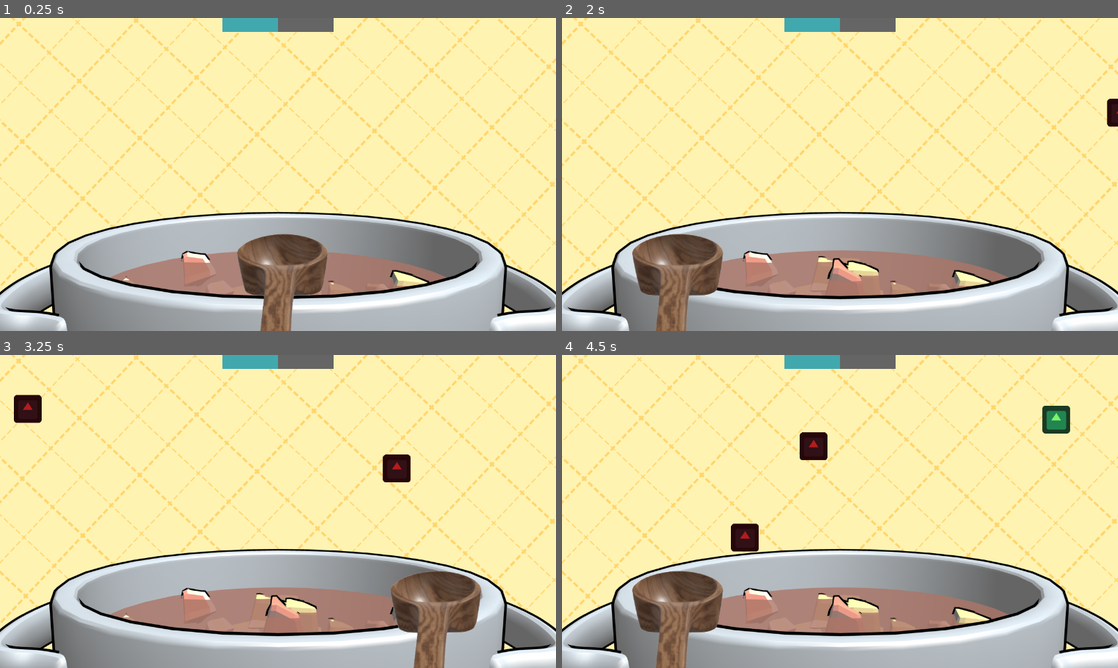
Above: before the commit, frames 1-4 (two rows, left to right).
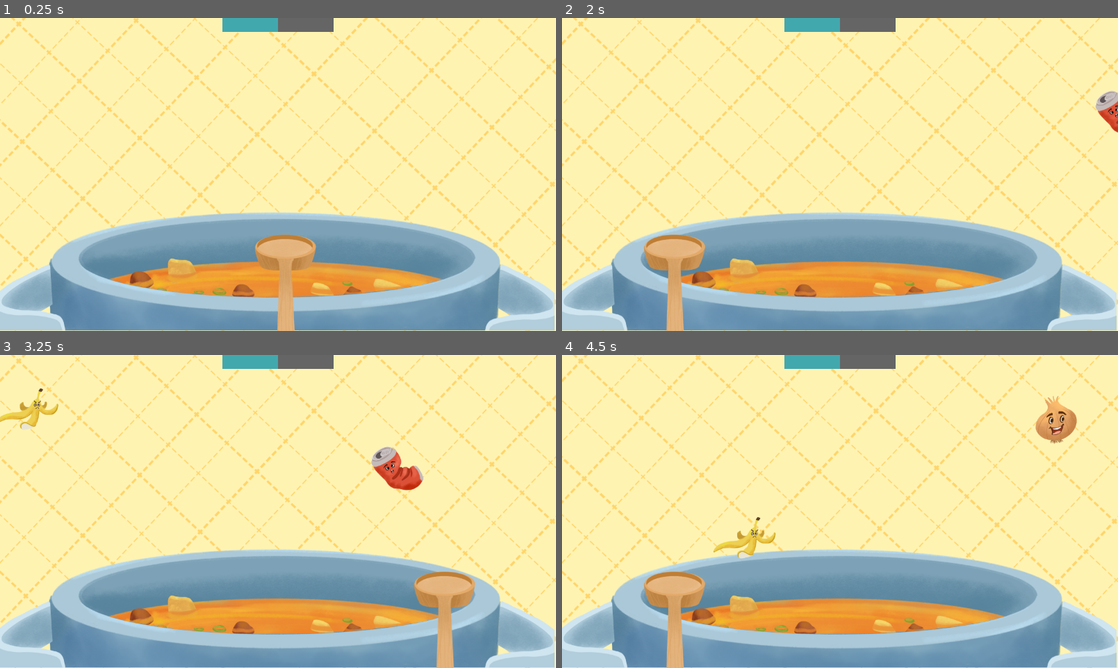
Above: after the commit, the same moments.

Repository: pareylook/theimpossibledisgustingsoup
Game: Godot game, scene res://scenes/World.tscn
The game is run twice, just before and just after one commit, with the same random seed, the same clock (stepped at 60 frames per second) and the same inputs. The engine's default icon, where the game draws it, is replaced by a stand-in: a white triangle on a blue panel in a dark square.
Inputs:
- Up to frame 1 (0.25 s): no input
- Up to frame 2 (2 s): tap Enter at 0.5 s; hold D (move_right) 0.53-1.28 s; tap Space at 1.25 s; hold A (move_left) from 1.28 s (still down)
- Up to frame 3 (3.25 s): release A (move_left) at 2.03 s; hold D (move_right) from 2.03 s (still down)
- Up to frame 4 (4.5 s): release D (move_right) at 3.53 s; hold A (move_left) from 3.53 s (still down)

The runs differ from the first frame. In frame 1, 31% of the frame differs, in the area x 0-100%, y 62-100%; in frame 2, 31%; in frame 3, 32%; in frame 4, 33%, in the area x 0-100%, y 13-100%.

Commit message:
add new art

Diff:
--- a/scenes/Spawner.tscn
+++ b/scenes/Spawner.tscn
@@ -1,8 +1,8 @@
 [gd_scene load_steps=4 format=2]
 
 [ext_resource path="res://scripts/Spawner.gd" type="Script" id=1]
-[ext_resource path="res://scenes/Ball_Bad.tscn" type="PackedScene" id=2]
-[ext_resource path="res://scenes/Ball_Good.tscn" type="PackedScene" id=3]
+[ext_resource path="res://scenes/ingridients/Ball_Bad.tscn" type="PackedScene" id=2]
+[ext_resource path="res://scenes/ingridients/Ball_Good.tscn" type="PackedScene" id=3]
 
 [node name="Spawner" type="Position2D"]
 position = Vector2( -8, 152 )
--- a/scenes/Spoon.tscn
+++ b/scenes/Spoon.tscn
@@ -1,10 +1,11 @@
 [gd_scene load_steps=4 format=2]
 
 [ext_resource path="res://scripts/Spoon.gd" type="Script" id=1]
-[ext_resource path="res://assets/sprites/spoon.png" type="Texture" id=2]
+[ext_resource path="res://assets/sprites/funny_poot_game/scoop .PNG" type="Texture" id=2]
 
-[sub_resource type="RectangleShape2D" id=1]
-extents = Vector2( 95, 67 )
+[sub_resource type="CapsuleShape2D" id=1]
+radius = 40.0
+height = 54.0001
 
 [node name="Spoon" type="KinematicBody2D"]
 position = Vector2( 653, 568 )
@@ -14,9 +15,11 @@
 }
 
 [node name="SpoonSprite" type="Sprite" parent="."]
-position = Vector2( -1002, -801 )
+position = Vector2( -67, -70 )
 texture = ExtResource( 2 )
 centered = false
 
 [node name="CollisionShape2D" type="CollisionShape2D" parent="."]
+position = Vector2( 5, -28 )
+rotation = 1.5708
 shape = SubResource( 1 )
--- a/scenes/World.tscn
+++ b/scenes/World.tscn
@@ -1,20 +1,35 @@
-[gd_scene load_steps=17 format=2]
+[gd_scene load_steps=32 format=2]
 
 [ext_resource path="res://assets/sprites/wall.png" type="Texture" id=1]
-[ext_resource path="res://assets/sprites/cauldron.png" type="Texture" id=2]
+[ext_resource path="res://assets/sprites/funny_poot_game/poot front.PNG" type="Texture" id=2]
 [ext_resource path="res://scenes/Spoon.tscn" type="PackedScene" id=3]
 [ext_resource path="res://scenes/Spawner.tscn" type="PackedScene" id=4]
 [ext_resource path="res://scripts/DangerZone.gd" type="Script" id=5]
 [ext_resource path="res://scripts/LevelUI.gd" type="Script" id=6]
 [ext_resource path="res://scripts/OutZone.gd" type="Script" id=7]
 [ext_resource path="res://assets/sprites/bar_bg.png" type="Texture" id=8]
-[ext_resource path="res://scenes/Ball_Bad.tscn" type="PackedScene" id=9]
-[ext_resource path="res://scenes/Ball_Good.tscn" type="PackedScene" id=10]
+[ext_resource path="res://scenes/ingridients/Ball_Bad_Apple.tscn" type="PackedScene" id=9]
+[ext_resource path="res://scenes/ingridients/Ball_Bad_Banana.tscn" type="PackedScene" id=10]
 [ext_resource path="res://assets/sprites/bar_progress.png" type="Texture" id=11]
 [ext_resource path="res://scripts/Spawner.gd" type="Script" id=12]
+[ext_resource path="res://assets/sprites/funny_poot_game/soup2.PNG" type="Texture" id=13]
+[ext_resource path="res://assets/sprites/funny_poot_game/soup.PNG" type="Texture" id=14]
+[ext_resource path="res://assets/sprites/funny_poot_game/poot back.PNG" type="Texture" id=15]
+[ext_resource path="res://assets/sprites/funny_poot_game/ingredients.PNG" type="Texture" id=16]
+[ext_resource path="res://scenes/ingridients/Ball_Good_Brokkoly.tscn" type="PackedScene" id=17]
+[ext_resource path="res://scenes/ingridients/Ball_Bad_Pizza.tscn" type="PackedScene" id=18]
+[ext_resource path="res://scenes/ingridients/Ball_Good_Onion.tscn" type="PackedScene" id=19]
+[ext_resource path="res://scenes/ingridients/Ball_Bad_Jar.tscn" type="PackedScene" id=20]
+[ext_resource path="res://scenes/ingridients/Ball_Bad_Worm.tscn" type="PackedScene" id=21]
+[ext_resource path="res://scenes/ingridients/Ball_Good_Carrot.tscn" type="PackedScene" id=22]
+[ext_resource path="res://scenes/ingridients/Ball_Bad_RedMushroom.tscn" type="PackedScene" id=23]
+[ext_resource path="res://scenes/ingridients/Ball_Bad_Fly.tscn" type="PackedScene" id=24]
+[ext_resource path="res://scenes/ingridients/Ball_Good_Pepper.tscn" type="PackedScene" id=25]
+[ext_resource path="res://scenes/ingridients/Ball_Bad_Soks.tscn" type="PackedScene" id=26]
+[ext_resource path="res://scenes/ingridients/Ball_Bad_Fish_head.tscn" type="PackedScene" id=27]
 
 [sub_resource type="RectangleShape2D" id=2]
-extents = Vector2( 10, 95 )
+extents = Vector2( 34.5, 84.5 )
 
 [sub_resource type="RectangleShape2D" id=3]
 extents = Vector2( 516, 10 )
@@ -34,7 +49,28 @@
 texture = ExtResource( 1 )
 centered = false
 
-[node name="CauldronSprite" type="Sprite" parent="."]
+[node name="CauldronSpriteBack" type="Sprite" parent="."]
+position = Vector2( 116, 445 )
+texture = ExtResource( 15 )
+centered = false
+
+[node name="CauldronSpriteSpoupBack" type="Sprite" parent="CauldronSpriteBack"]
+position = Vector2( 130, 113 )
+texture = ExtResource( 14 )
+centered = false
+
+[node name="CauldronSpriteIngridients" type="Sprite" parent="CauldronSpriteBack"]
+position = Vector2( 181, 108 )
+texture = ExtResource( 16 )
+centered = false
+
+[node name="CauldronSpriteSpoupFront" type="Sprite" parent="CauldronSpriteBack"]
+position = Vector2( 170, 134 )
+texture = ExtResource( 13 )
+centered = false
+
+[node name="CauldronSpriteFront" type="Sprite" parent="CauldronSpriteBack"]
+position = Vector2( -119, 104 )
 texture = ExtResource( 2 )
 centered = false
 
@@ -47,6 +83,7 @@
 }
 
 [node name="CollisionShape2D" type="CollisionShape2D" parent="Wall"]
+position = Vector2( -5.5, 0 )
 shape = SubResource( 2 )
 
 [node name="Wall2" type="StaticBody2D" parent="."]
@@ -56,10 +93,11 @@
 }
 
 [node name="CollisionShape2D" type="CollisionShape2D" parent="Wall2"]
+position = Vector2( 9, 10.5 )
 shape = SubResource( 2 )
 
 [node name="Spawner" parent="." instance=ExtResource( 4 )]
-path_ball_nodes = [ ExtResource( 9 ), ExtResource( 10 ), ExtResource( 9 ), ExtResource( 9 ), ExtResource( 9 ), ExtResource( 9 ), ExtResource( 10 ) ]
+path_ball_nodes = [ ExtResource( 9 ), ExtResource( 22 ), ExtResource( 10 ), ExtResource( 26 ), ExtResource( 23 ), ExtResource( 18 ), ExtResource( 17 ) ]
 
 [node name="Spawner2" type="Position2D" parent="."]
 position = Vector2( 1287, 218 )
@@ -68,7 +106,7 @@
 "_edit_group_": true,
 "_gizmo_extents_": 135.0
 }
-path_ball_nodes = [ ExtResource( 9 ), ExtResource( 10 ), ExtResource( 9 ), ExtResource( 9 ), ExtResource( 9 ), ExtResource( 9 ), ExtResource( 10 ) ]
+path_ball_nodes = [ ExtResource( 21 ), ExtResource( 19 ), ExtResource( 25 ), ExtResource( 26 ), ExtResource( 20 ), ExtResource( 24 ), ExtResource( 27 ) ]
 
 [node name="Direction" type="Position2D" parent="Spawner2"]
 position = Vector2( -90, -77 )
@@ -94,7 +132,7 @@
 shape = SubResource( 3 )
 
 [node name="OutZone" type="Area2D" parent="."]
-position = Vector2( 1325, 362 )
+position = Vector2( 1473, 354 )
 collision_layer = 2
 collision_mask = 2
 script = ExtResource( 7 )
@@ -111,7 +149,7 @@
 shape = SubResource( 5 )
 
 [node name="OutZone2" type="Area2D" parent="."]
-position = Vector2( -49, 345 )
+position = Vector2( -194, 353 )
 scale = Vector2( -1, 1 )
 collision_layer = 2
 collision_mask = 2
--- a/scenes/Ball.tscn
+++ b/scenes/ingridients/Ball.tscn
@@ -5,7 +5,7 @@
 
 [sub_resource type="PhysicsMaterial" id=1]
 friction = 0.0
-bounce = 2.0
+bounce = 4.0
 
 [sub_resource type="CircleShape2D" id=2]
 radius = 29.0689
--- a/scenes/Ball_Bad.tscn
+++ b/scenes/ingridients/Ball_Bad.tscn
@@ -1,6 +1,6 @@
 [gd_scene load_steps=2 format=2]
 
-[ext_resource path="res://scenes/Ball.tscn" type="PackedScene" id=1]
+[ext_resource path="res://scenes/ingridients/Ball.tscn" type="PackedScene" id=1]
 
 [node name="Ball_Bad" groups=["bad"] instance=ExtResource( 1 )]
 
--- /dev/null
+++ b/scenes/ingridients/Ball_Bad_Apple.tscn
@@ -0,0 +1,19 @@
+[gd_scene load_steps=4 format=2]
+
+[ext_resource path="res://scenes/ingridients/Ball.tscn" type="PackedScene" id=1]
+[ext_resource path="res://assets/sprites/Food/apple.png" type="Texture" id=2]
+
+[sub_resource type="CapsuleShape2D" id=1]
+radius = 26.0
+height = 42.0
+
+[node name="Ball_Bad" groups=["bad"] instance=ExtResource( 1 )]
+
+[node name="Sprite" parent="." index="0"]
+scale = Vector2( 0.6, 0.6 )
+texture = ExtResource( 2 )
+
+[node name="CollisionShape2D" parent="." index="1"]
+position = Vector2( -6, 7 )
+rotation = 0.143117
+shape = SubResource( 1 )
--- /dev/null
+++ b/scenes/ingridients/Ball_Bad_Banana.tscn
@@ -0,0 +1,19 @@
+[gd_scene load_steps=4 format=2]
+
+[ext_resource path="res://scenes/ingridients/Ball.tscn" type="PackedScene" id=1]
+[ext_resource path="res://assets/sprites/Food/banana.png" type="Texture" id=2]
+
+[sub_resource type="CapsuleShape2D" id=1]
+radius = 26.0
+height = 68.7858
+
+[node name="Ball_Bad" groups=["bad"] instance=ExtResource( 1 )]
+
+[node name="Sprite" parent="." index="0"]
+scale = Vector2( 0.6, 0.6 )
+texture = ExtResource( 2 )
+
+[node name="CollisionShape2D" parent="." index="1"]
+position = Vector2( 5, 9 )
+rotation = 1.24617
+shape = SubResource( 1 )
--- /dev/null
+++ b/scenes/ingridients/Ball_Bad_Egg.tscn
@@ -0,0 +1,19 @@
+[gd_scene load_steps=4 format=2]
+
+[ext_resource path="res://scenes/ingridients/Ball.tscn" type="PackedScene" id=1]
+[ext_resource path="res://assets/sprites/Food/egg.png" type="Texture" id=2]
+
+[sub_resource type="CapsuleShape2D" id=1]
+radius = 36.133
+height = 42.0
+
+[node name="Ball_Bad" groups=["bad"] instance=ExtResource( 1 )]
+
+[node name="Sprite" parent="." index="0"]
+scale = Vector2( 0.6, 0.6 )
+texture = ExtResource( 2 )
+
+[node name="CollisionShape2D" parent="." index="1"]
+position = Vector2( 1, 5 )
+rotation = -0.818559
+shape = SubResource( 1 )
--- /dev/null
+++ b/scenes/ingridients/Ball_Bad_Fish_head.tscn
@@ -0,0 +1,19 @@
+[gd_scene load_steps=4 format=2]
+
+[ext_resource path="res://assets/sprites/Food/fish head.png" type="Texture" id=1]
+[ext_resource path="res://scenes/ingridients/Ball.tscn" type="PackedScene" id=2]
+
+[sub_resource type="CapsuleShape2D" id=1]
+radius = 45.5125
+height = 42.0
+
+[node name="Ball_Bad" groups=["bad"] instance=ExtResource( 2 )]
+
+[node name="Sprite" parent="." index="0"]
+scale = Vector2( 0.6, 0.6 )
+texture = ExtResource( 1 )
+
+[node name="CollisionShape2D" parent="." index="1"]
+position = Vector2( -6, -4 )
+rotation = -1.77849
+shape = SubResource( 1 )
--- /dev/null
+++ b/scenes/ingridients/Ball_Bad_Fly.tscn
@@ -0,0 +1,19 @@
+[gd_scene load_steps=4 format=2]
+
+[ext_resource path="res://scenes/ingridients/Ball.tscn" type="PackedScene" id=1]
+[ext_resource path="res://assets/sprites/Food/fly.png" type="Texture" id=2]
+
+[sub_resource type="CapsuleShape2D" id=1]
+radius = 38.2725
+height = 42.0
+
+[node name="Ball_Bad" groups=["bad"] instance=ExtResource( 1 )]
+
+[node name="Sprite" parent="." index="0"]
+scale = Vector2( 0.6, 0.6 )
+texture = ExtResource( 2 )
+
+[node name="CollisionShape2D" parent="." index="1"]
+position = Vector2( -9, 1 )
+rotation = -0.675442
+shape = SubResource( 1 )
--- /dev/null
+++ b/scenes/ingridients/Ball_Bad_Jar.tscn
@@ -0,0 +1,20 @@
+[gd_scene load_steps=4 format=2]
+
+[ext_resource path="res://scenes/ingridients/Ball.tscn" type="PackedScene" id=1]
+[ext_resource path="res://assets/sprites/Food/jar.png" type="Texture" id=2]
+
+[sub_resource type="CapsuleShape2D" id=1]
+radius = 38.2725
+height = 42.0
+
+[node name="Ball_Bad" groups=["bad"] instance=ExtResource( 1 )]
+
+[node name="Sprite" parent="." index="0"]
+rotation = 0.783653
+scale = Vector2( 0.6, 0.6 )
+texture = ExtResource( 2 )
+
+[node name="CollisionShape2D" parent="." index="1"]
+position = Vector2( -9, 1 )
+rotation = -0.675442
+shape = SubResource( 1 )
--- /dev/null
+++ b/scenes/ingridients/Ball_Bad_Pizza.tscn
@@ -0,0 +1,20 @@
+[gd_scene load_steps=4 format=2]
+
+[ext_resource path="res://scenes/ingridients/Ball.tscn" type="PackedScene" id=1]
+[ext_resource path="res://assets/sprites/Food/pizza.png" type="Texture" id=2]
+
+[sub_resource type="CapsuleShape2D" id=1]
+radius = 38.2988
+height = 42.0
+
+[node name="Ball_Bad" groups=["bad"] instance=ExtResource( 1 )]
+
+[node name="Sprite" parent="." index="0"]
+rotation = -0.855211
+scale = Vector2( 0.6, 0.6 )
+texture = ExtResource( 2 )
+
+[node name="CollisionShape2D" parent="." index="1"]
+position = Vector2( 4, 5 )
+rotation = 0.143117
+shape = SubResource( 1 )
--- /dev/null
+++ b/scenes/ingridients/Ball_Bad_RedMushroom.tscn
@@ -0,0 +1,20 @@
+[gd_scene load_steps=4 format=2]
+
+[ext_resource path="res://scenes/ingridients/Ball.tscn" type="PackedScene" id=1]
+[ext_resource path="res://assets/sprites/Food/redmushroom.png" type="Texture" id=2]
+
+[sub_resource type="CapsuleShape2D" id=1]
+radius = 38.2988
+height = 42.0
+
+[node name="Ball_Bad" groups=["bad"] instance=ExtResource( 1 )]
+
+[node name="Sprite" parent="." index="0"]
+rotation = -0.10821
+scale = Vector2( 0.6, 0.6 )
+texture = ExtResource( 2 )
+
+[node name="CollisionShape2D" parent="." index="1"]
+position = Vector2( 4, 5 )
+rotation = 0.143117
+shape = SubResource( 1 )
--- /dev/null
+++ b/scenes/ingridients/Ball_Bad_Soks.tscn
@@ -0,0 +1,21 @@
+[gd_scene load_steps=4 format=2]
+
+[ext_resource path="res://scenes/ingridients/Ball.tscn" type="PackedScene" id=1]
+[ext_resource path="res://assets/sprites/Food/socks.png" type="Texture" id=2]
+
+[sub_resource type="CapsuleShape2D" id=1]
+radius = 26.0
+height = 42.0
+
+[node name="Ball_Bad" groups=["bad"] instance=ExtResource( 1 )]
+
+[node name="Sprite" parent="." index="0"]
+position = Vector2( -10, 3 )
+rotation = -0.321141
+scale = Vector2( 0.6, 0.6 )
+texture = ExtResource( 2 )
+
+[node name="CollisionShape2D" parent="." index="1"]
+position = Vector2( -6, 7 )
+rotation = 0.143117
+shape = SubResource( 1 )
--- /dev/null
+++ b/scenes/ingridients/Ball_Bad_Worm.tscn
@@ -0,0 +1,19 @@
+[gd_scene load_steps=4 format=2]
+
+[ext_resource path="res://scenes/ingridients/Ball.tscn" type="PackedScene" id=1]
+[ext_resource path="res://assets/sprites/Food/worm.png" type="Texture" id=2]
+
+[sub_resource type="CapsuleShape2D" id=1]
+radius = 26.0
+height = 42.0
+
+[node name="Ball_Bad" groups=["bad"] instance=ExtResource( 1 )]
+
+[node name="Sprite" parent="." index="0"]
+scale = Vector2( 0.6, 0.6 )
+texture = ExtResource( 2 )
+
+[node name="CollisionShape2D" parent="." index="1"]
+position = Vector2( -6, 7 )
+rotation = 0.143117
+shape = SubResource( 1 )
--- a/scenes/Ball_Good.tscn
+++ b/scenes/ingridients/Ball_Good.tscn
@@ -1,6 +1,6 @@
 [gd_scene load_steps=2 format=2]
 
-[ext_resource path="res://scenes/Ball.tscn" type="PackedScene" id=1]
+[ext_resource path="res://scenes/ingridients/Ball.tscn" type="PackedScene" id=1]
 
 [node name="Ball_Good" groups=["good"] instance=ExtResource( 1 )]
 
--- /dev/null
+++ b/scenes/ingridients/Ball_Good_Brokkoly.tscn
@@ -0,0 +1,18 @@
+[gd_scene load_steps=4 format=2]
+
+[ext_resource path="res://scenes/ingridients/Ball.tscn" type="PackedScene" id=1]
+[ext_resource path="res://assets/sprites/Food/brokkoli.png" type="Texture" id=2]
+
+[sub_resource type="CapsuleShape2D" id=1]
+radius = 25.0
+height = 70.0
+
+[node name="Ball_Good" groups=["good"] instance=ExtResource( 1 )]
+
+[node name="Sprite" parent="." index="0"]
+scale = Vector2( 0.7, 0.7 )
+texture = ExtResource( 2 )
+
+[node name="CollisionShape2D" parent="." index="1"]
+position = Vector2( 5, 1 )
+shape = SubResource( 1 )
--- /dev/null
+++ b/scenes/ingridients/Ball_Good_Carrot.tscn
@@ -0,0 +1,19 @@
+[gd_scene load_steps=4 format=2]
+
+[ext_resource path="res://scenes/ingridients/Ball.tscn" type="PackedScene" id=1]
+[ext_resource path="res://assets/sprites/Food/carrot.png" type="Texture" id=2]
+
+[sub_resource type="CapsuleShape2D" id=1]
+radius = 25.0
+height = 70.0
+
+[node name="Ball_Good" groups=["good"] instance=ExtResource( 1 )]
+
+[node name="Sprite" parent="." index="0"]
+rotation = -0.736529
+scale = Vector2( 0.7, 0.7 )
+texture = ExtResource( 2 )
+
+[node name="CollisionShape2D" parent="." index="1"]
+position = Vector2( 5, 1 )
+shape = SubResource( 1 )
--- /dev/null
+++ b/scenes/ingridients/Ball_Good_Champignon.tscn
@@ -0,0 +1,19 @@
+[gd_scene load_steps=4 format=2]
+
+[ext_resource path="res://scenes/ingridients/Ball.tscn" type="PackedScene" id=1]
+[ext_resource path="res://assets/sprites/Food/carrot.png" type="Texture" id=2]
+
+[sub_resource type="CapsuleShape2D" id=1]
+radius = 25.0
+height = 70.0
+
+[node name="Ball_Good" groups=["good"] instance=ExtResource( 1 )]
+
+[node name="Sprite" parent="." index="0"]
+rotation = -0.736529
+scale = Vector2( 0.7, 0.7 )
+texture = ExtResource( 2 )
+
+[node name="CollisionShape2D" parent="." index="1"]
+position = Vector2( 5, 1 )
+shape = SubResource( 1 )
--- /dev/null
+++ b/scenes/ingridients/Ball_Good_Onion.tscn
@@ -0,0 +1,18 @@
+[gd_scene load_steps=4 format=2]
+
+[ext_resource path="res://scenes/ingridients/Ball.tscn" type="PackedScene" id=1]
+[ext_resource path="res://assets/sprites/Food/onion.png" type="Texture" id=2]
+
+[sub_resource type="CapsuleShape2D" id=1]
+radius = 39.0
+height = 12.0
+
+[node name="Ball_Good" groups=["good"] instance=ExtResource( 1 )]
+
+[node name="Sprite" parent="." index="0"]
+scale = Vector2( 0.7, 0.7 )
+texture = ExtResource( 2 )
+
+[node name="CollisionShape2D" parent="." index="1"]
+position = Vector2( 0, 8 )
+shape = SubResource( 1 )
--- /dev/null
+++ b/scenes/ingridients/Ball_Good_Pepper.tscn
@@ -0,0 +1,18 @@
+[gd_scene load_steps=4 format=2]
+
+[ext_resource path="res://scenes/ingridients/Ball.tscn" type="PackedScene" id=1]
+[ext_resource path="res://assets/sprites/Food/pepper.png" type="Texture" id=2]
+
+[sub_resource type="CapsuleShape2D" id=1]
+radius = 60.0
+height = 12.0
+
+[node name="Ball_Good" groups=["good"] instance=ExtResource( 1 )]
+
+[node name="Sprite" parent="." index="0"]
+scale = Vector2( 0.7, 0.7 )
+texture = ExtResource( 2 )
+
+[node name="CollisionShape2D" parent="." index="1"]
+position = Vector2( 0, 8 )
+shape = SubResource( 1 )
--- a/scripts/Spawner.gd
+++ b/scripts/Spawner.gd
@@ -1,7 +1,6 @@
 extends Position2D
 
 export (Array, PackedScene) var path_ball_nodes
-onready var ball = load("res://scenes/Ball.tscn")
 onready var spawn_timer_node = $SpawnTimer
 var index_of_array
 var ball_instance
Binary file added: assets/sprites/Food/apple.png
Not shown, added: assets/sprites/Food/apple.png.import
Binary file added: assets/sprites/Food/banana.png
Not shown, added: assets/sprites/Food/banana.png.import
Binary file added: assets/sprites/Food/brokkoli.png
Not shown, added: assets/sprites/Food/brokkoli.png.import
Binary file added: assets/sprites/Food/carrot.png
Not shown, added: assets/sprites/Food/carrot.png.import
Binary file added: assets/sprites/Food/champignon.png
Not shown, added: assets/sprites/Food/champignon.png.import
Binary file added: assets/sprites/Food/egg.png
Not shown, added: assets/sprites/Food/egg.png.import
(and 32 more such lines)
